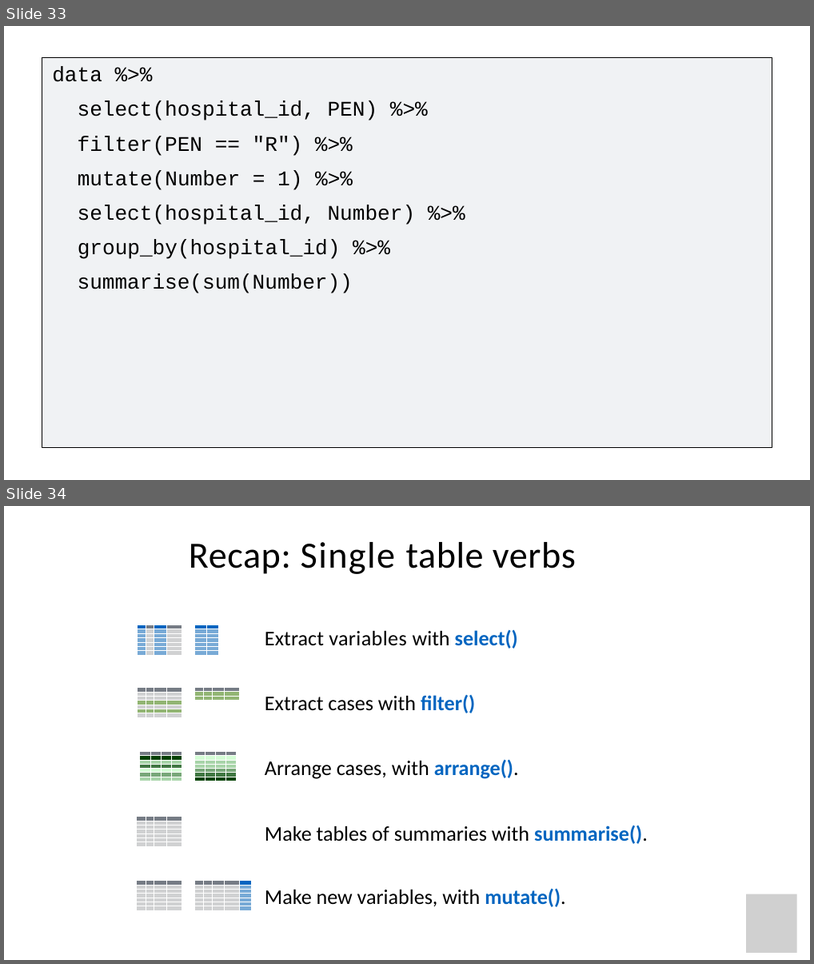
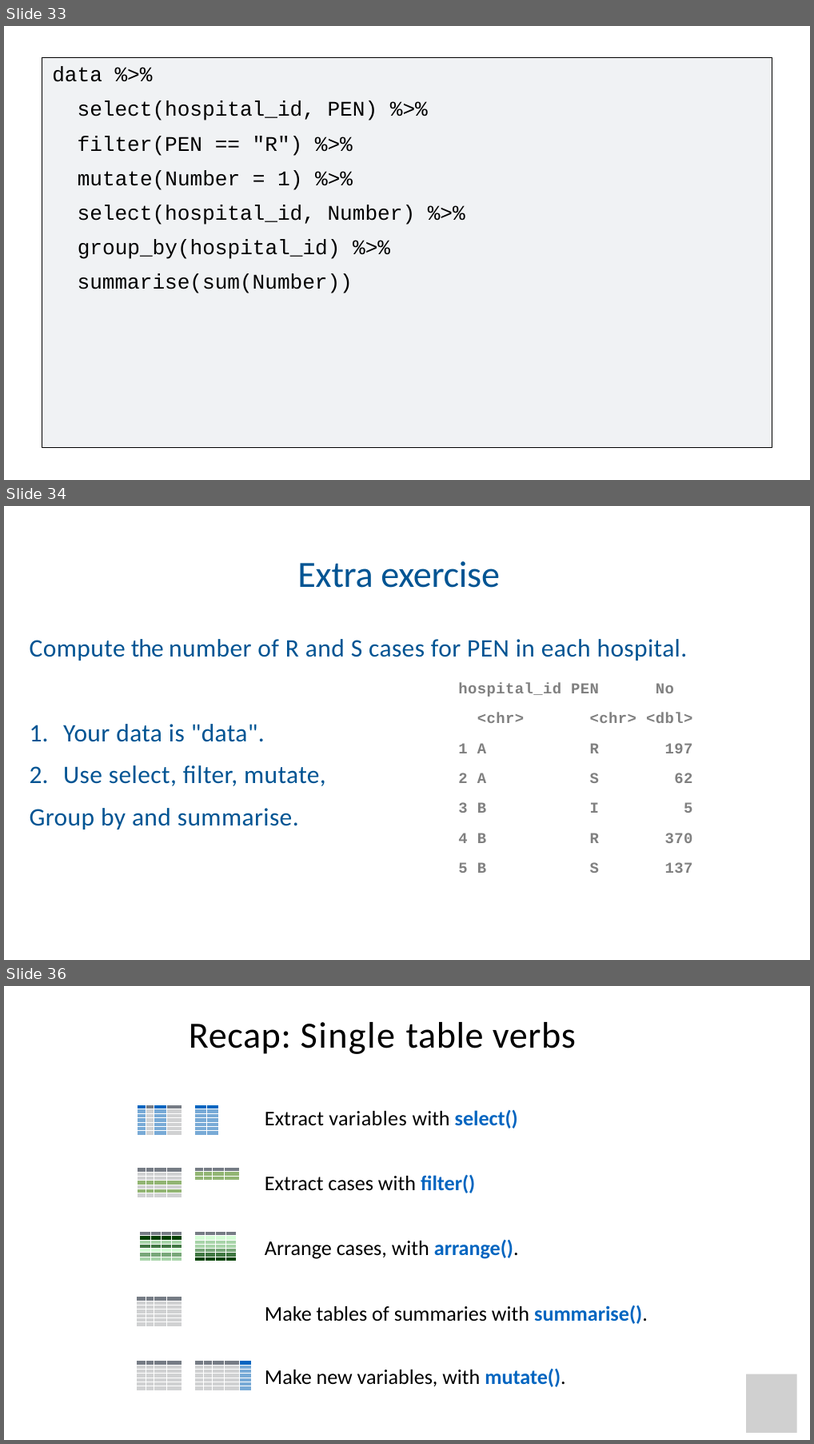
Before and after one commit to Ahmedbargheet/R-for-beginners_UiT, a slide deck: R_workshop_3.ppt. Shown one above the other, each under a label of ours: slides 33 and 34 before the commit, slides 33, 34 and 36 after it; the slides between them are not shown. The pictures are 814x964 and 814x1444 pixels, drawn with LibreOffice and Linux fonts; fonts in the diff are those of the drawing; grey boxes stand for pictures; background and template pictures are left out. Boxes give left, top, right and bottom in pixels: in the first picture for what was removed or moved away, otherwise in the second. Text is boxed around its words. In the diff, an @@ line names an element or a change of style, - is before the commit and + after.

```diff
--- a/R_workshop_3.ppt
+++ b/R_workshop_3.ppt
@@ slide 34 added at (4, 506, 810, 960), background picture (left out) @@
@@ title added at (298, 561, 500, 588), 44 pt, text #005493 @@
+Extra exercise
@@ text added at (30, 639, 688, 829), 30 pt, text #005493 @@
+Compute the number of R and S cases for PEN in each hospital.
+1. Your data is "data".
+2. Use select, filter, mutate,
+Group by and summarise.
@@ text added at (458, 682, 694, 872), 18 pt, text #808080, bold @@
+hospital_id PEN No
+<chr> <chr> <dbl>
+1 A R 197
+2 A S 62
+3 B I 5
+4 B R 370
+5 B S 137
@@ what was slide 34 is now slide 36 @@
```
Also in this commit, not shown: 10 slides changed, 1 other slide added, 2 other files.
